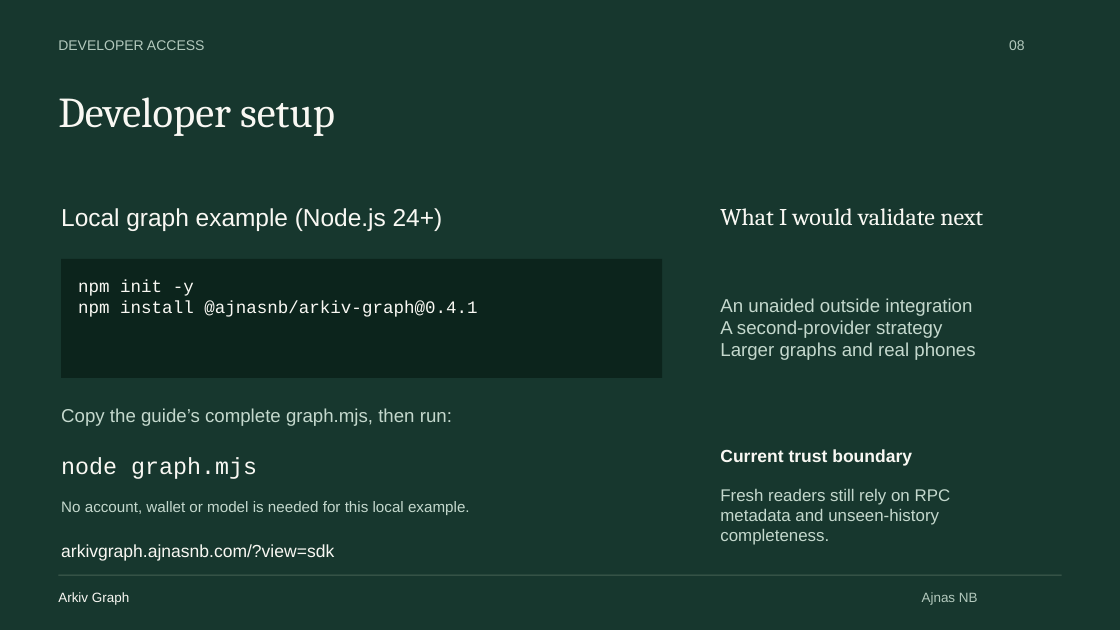
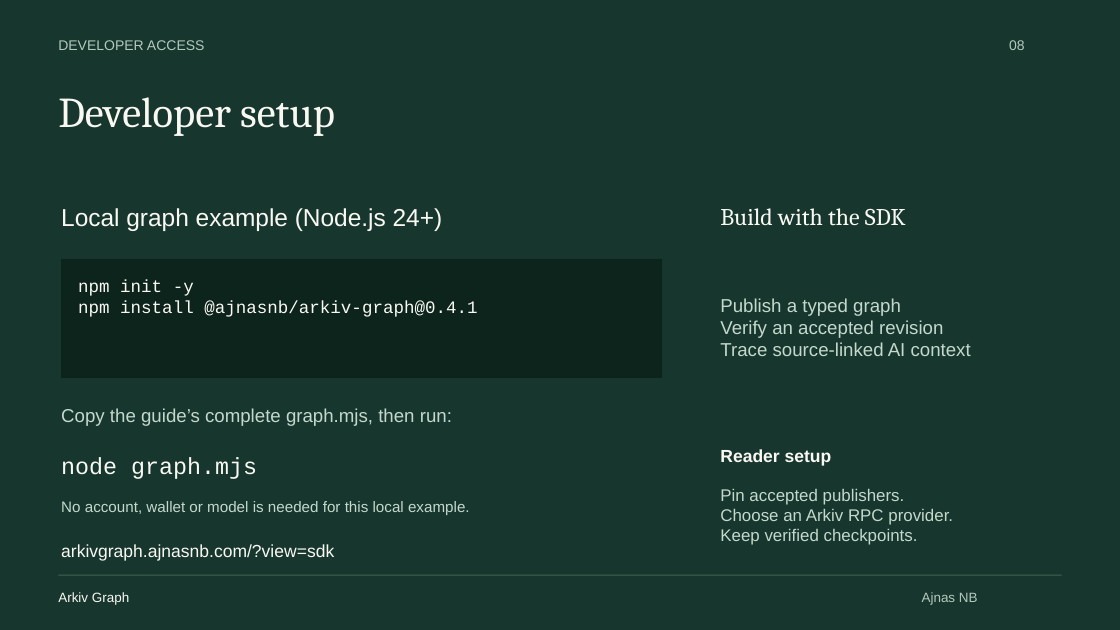
Before and after one commit to AjnasNB/app-passport, a slide deck: slide 8 of apps/web/public/downloads/arkiv-graph-pitch.pptx. Drawn at 1120x630 pixels with LibreOffice and Linux fonts; fonts in the diff are those of the drawing. Boxes give left, top, right and bottom in pixels: in the first picture for what was removed or moved away, otherwise in the second. Text is boxed around its words. In the diff, an @@ line names an element or a change of style, - is before the commit and + after.

Commit message:
release: publish verified deck and minimal video refresh

```diff
--- a/apps/web/public/downloads/arkiv-graph-pitch.pptx
+++ b/apps/web/public/downloads/arkiv-graph-pitch.pptx
@@ text at (720, 208, 906, 226): text changed @@
-What I would validate next
+Build with the SDK
@@ text at (720, 298, 971, 356): text changed @@
-An unaided outside integration
-A second-provider strategy
-Larger graphs and real phones
+Publish a typed graph
+Verify an accepted revision
+Trace source-linked AI context
@@ text at (720, 449, 832, 466): text changed @@
-Current trust boundary
+Reader setup
@@ text at (720, 489, 953, 545): text changed @@
-Fresh readers still rely on RPC
-metadata and unseen-history
-completeness.
+Pin accepted publishers.
+Choose an Arkiv RPC provider.
+Keep verified checkpoints.
```
Also in this commit, not shown: 3 other slides changed, 10 other files.
